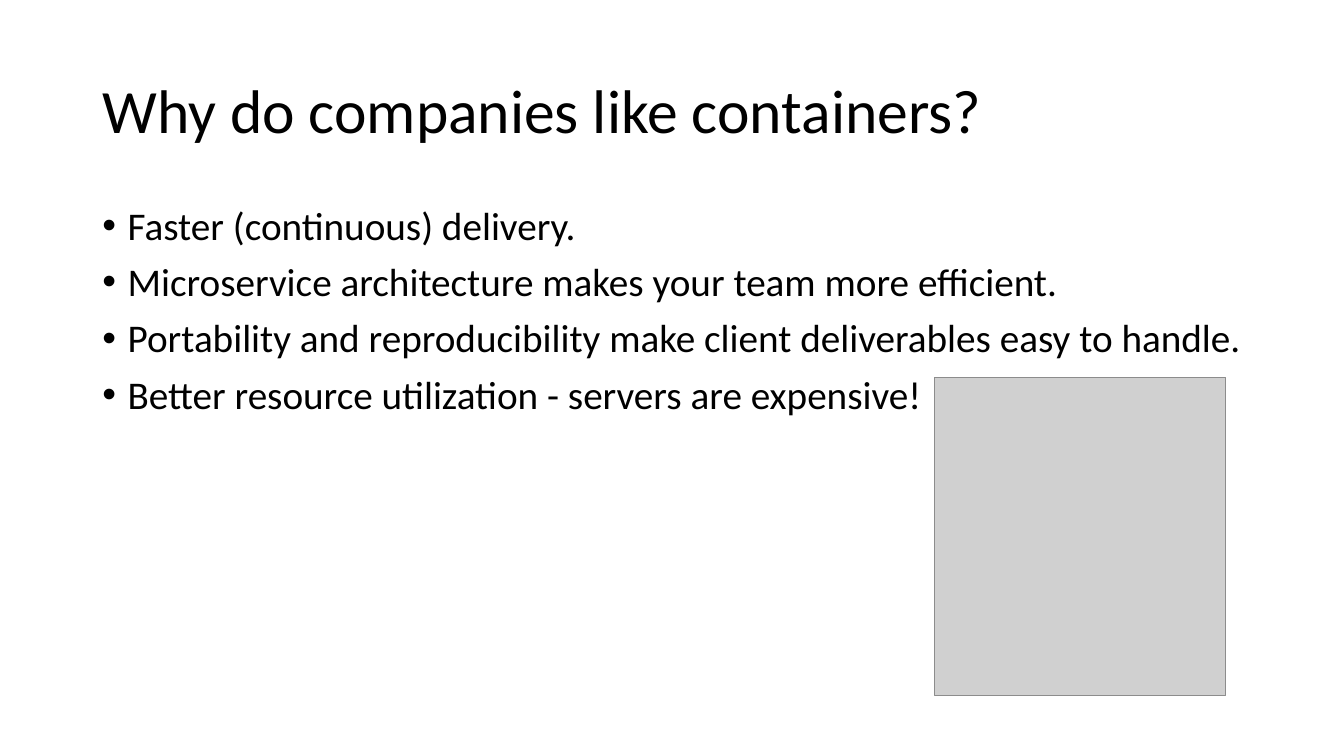
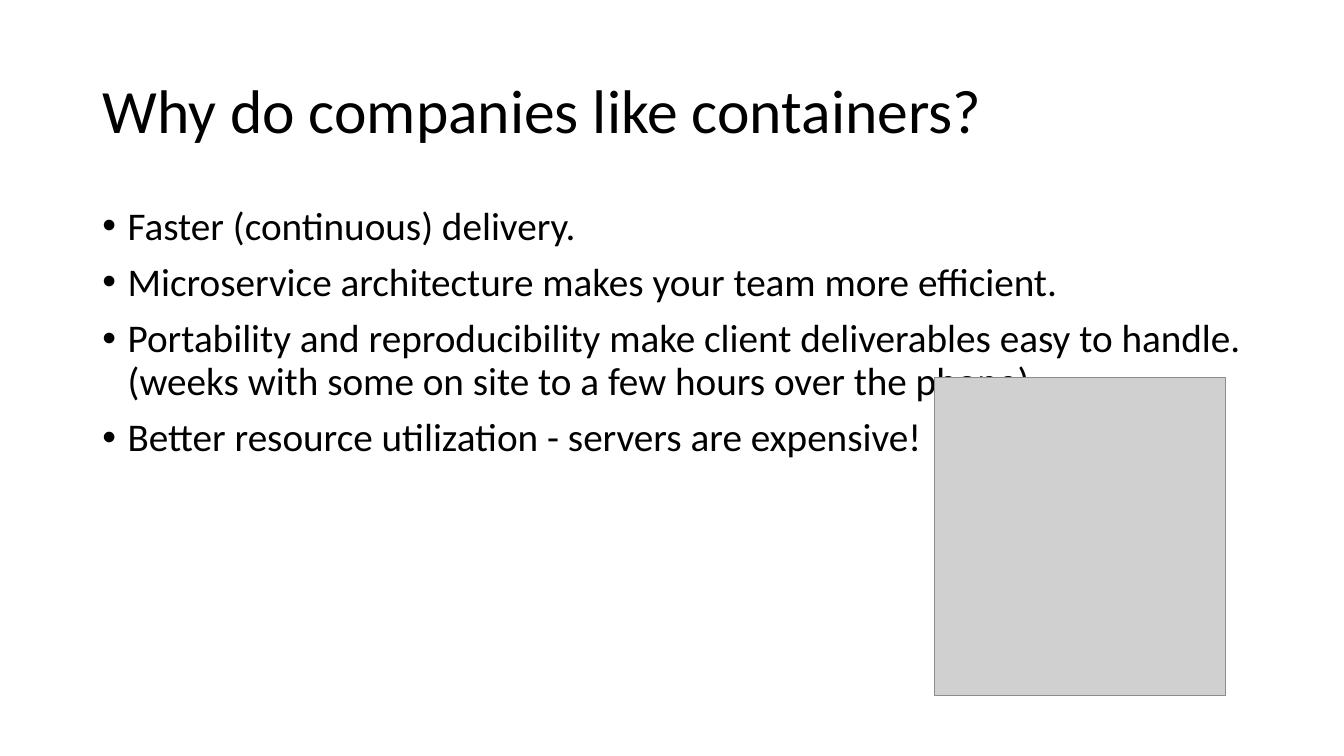
Before and after one commit to agsimeonov/docker-intro-presentation, a slide deck: slide 11 of docker-intro-presentation.pptx. Drawn at 1344x756 pixels with LibreOffice and Linux fonts; fonts in the diff are those of the drawing; grey boxes stand for pictures. Boxes give left, top, right and bottom in pixels: in the first picture for what was removed or moved away, otherwise in the second. Text is boxed around its words. In the diff, an @@ line names an element or a change of style, - is before the commit and + after.

```diff
--- a/docker-intro-presentation.pptx
+++ b/docker-intro-presentation.pptx
@@ text at <box>128,324,1241,405</box>: text changed @@
-• Portability and reproducibility make client deliverables easy to handle.
+• Portability and reproducibility make client deliverables easy to handle.
+  (weeks with some on site to a few hours over the phone)
```
Also in this commit, not shown: 5 other slides changed, 4 slides added, 3 slides removed, 5 other files.
